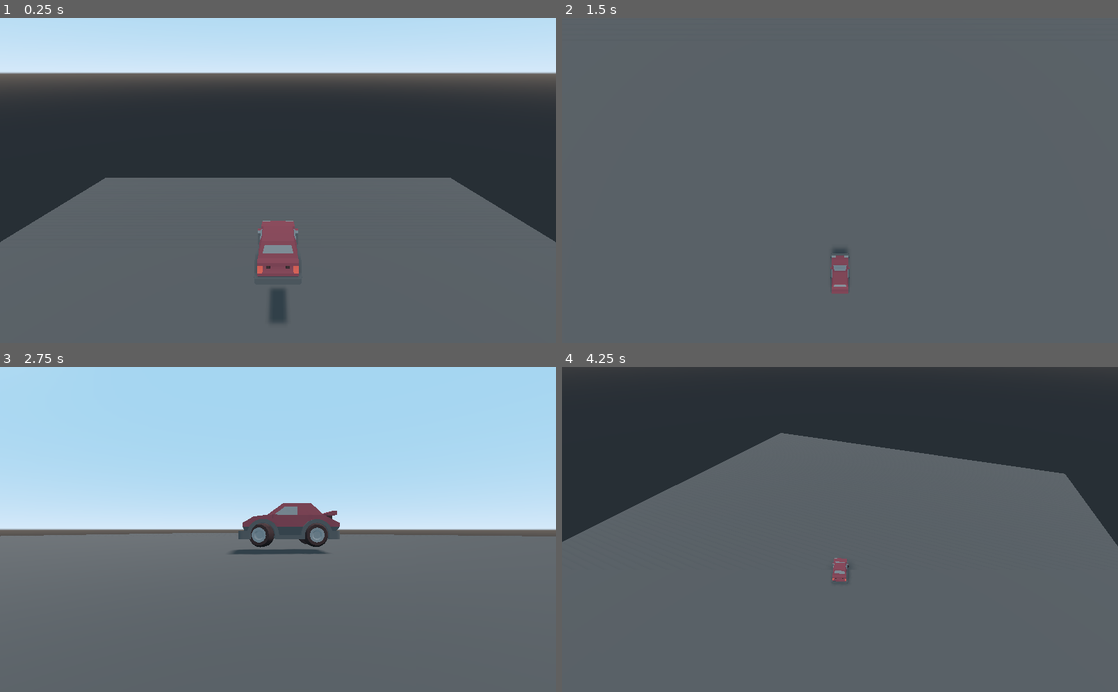
Above: before the commit, frames 1-4 (two rows, left to right).
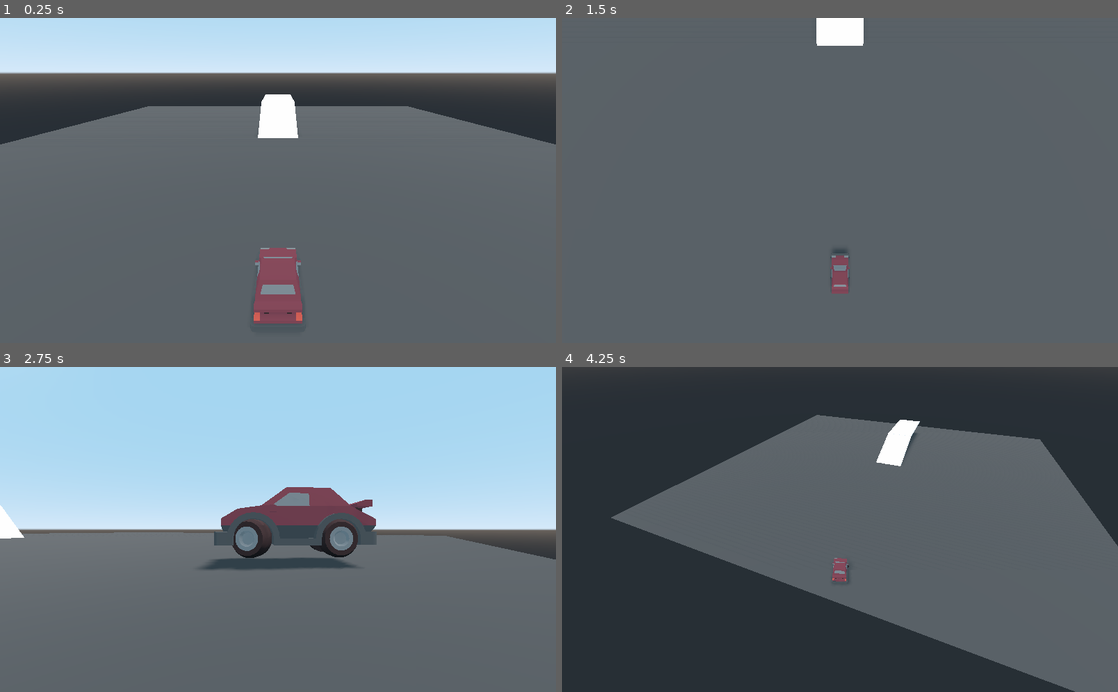
Above: after the commit, the same moments.

Repository: kidscancode/3d_car_tutorial
Game: Godot game, scene res://cars/TestWorld.tscn
The game is run twice, just before and just after one commit, with the same random seed, the same clock (stepped at 60 frames per second) and the same inputs.
Inputs:
- Up to frame 1 (0.25 s): no input
- Up to frame 2 (1.5 s): hold Right (steer_right) 0.53-1.28 s; hold Tab (change_camera) 0.53-1.28 s; hold Down (brake) from 1.28 s (still down); tap Tab (change_camera) at 1.35 s
- Up to frame 3 (2.75 s): release Down (brake) at 2.03 s; hold Right (steer_right) from 2.03 s (still down); hold Tab (change_camera) from 2.03 s (still down)
- Up to frame 4 (4.25 s): release Right (steer_right) at 2.78 s; release Tab (change_camera) at 2.78 s; hold Up (accelerate) 2.78-3.53 s; tap Tab (change_camera) at 2.85 s; hold Left (steer_left) from 3.53 s (still down); hold Tab (change_camera) from 3.53 s (still down)

The runs differ from the first frame. In frame 1, 25% of the frame differs, in the area x 0-100%, y 23-95%; in frame 2, 0.7%; in frame 3, 5.4%; in frame 4, 31%, in the area x 0-93%, y 14-100%.

Commit message:
Part 4: Slopes

Diff:
--- a/cars/DemoCar.tscn
+++ b/cars/DemoCar.tscn
@@ -37,4 +37,14 @@
 transform = Transform( 1, 0, 0, 0, -1.62921e-07, 1, 0, -1, -1.62921e-07, 0, 17.5587, -7.54389 )
 
 [node name="Position3D4" type="Position3D" parent="CameraPositions" index="3"]
-transform = Transform( -1.62921e-07, 0, -1, 0, 1, 0, 1, 0, -1.62921e-07, -6.29105, 0.430022, 0 )
+transform = Transform( -1.62921e-07, 0, -1, 0, 1, 0, 1, 0, -1.62921e-07, -4.11453, 0.430022, 3.54601e-07 )
+
+[node name="FrontRay" type="RayCast" parent="." index="5"]
+transform = Transform( 1, 0, 0, 0, 1, 0, 0, 0, 1, 0, 0, -0.670132 )
+enabled = true
+cast_to = Vector3( 0, -0.5, 0 )
+
+[node name="RearRay" type="RayCast" parent="." index="6"]
+transform = Transform( 1, 0, 0, 0, 1, 0, 0, 0, 1, 0, 0, 0.659517 )
+enabled = true
+cast_to = Vector3( 0, -0.5, 0 )
--- a/cars/TestWorld.tscn
+++ b/cars/TestWorld.tscn
@@ -13,6 +13,12 @@
 [sub_resource type="ConvexPolygonShape" id=3]
 points = PoolVector3Array( -25.1366, 0.136612, -25.1366, -25.1366, 0.136612, 25.1366, 25.1366, 0.136612, -25.1366, 25.1366, 0.136612, 25.1366 )
 
+[sub_resource type="CubeMesh" id=4]
+size = Vector3( 4, 0.1, 10 )
+
+[sub_resource type="ConcavePolygonShape" id=5]
+data = PoolVector3Array( -2, 0.05, 5, 2, 0.05, 5, -2, -0.05, 5, 2, 0.05, 5, 2, -0.05, 5, -2, -0.05, 5, 2, 0.05, -5, -2, 0.05, -5, 2, -0.05, -5, -2, 0.05, -5, -2, -0.05, -5, 2, -0.05, -5, 2, 0.05, 5, 2, 0.05, -5, 2, -0.05, 5, 2, 0.05, -5, 2, -0.05, -5, 2, -0.05, 5, -2, 0.05, -5, -2, 0.05, 5, -2, -0.05, -5, -2, 0.05, 5, -2, -0.05, 5, -2, -0.05, -5, 2, 0.05, 5, -2, 0.05, 5, 2, 0.05, -5, -2, 0.05, 5, -2, 0.05, -5, 2, 0.05, -5, -2, -0.05, 5, 2, -0.05, 5, -2, -0.05, -5, 2, -0.05, 5, 2, -0.05, -5, -2, -0.05, -5 )
+
 [node name="TestWorld" type="Spatial"]
 
 [node name="Ground" type="StaticBody" parent="."]
@@ -24,17 +30,40 @@
 [node name="CollisionShape" type="CollisionShape" parent="Ground"]
 shape = SubResource( 3 )
 
-[node name="Camera" type="Camera" parent="."]
-transform = Transform( 1, 0, 0, 0, 0.694269, 0.719715, 0, -0.719715, 0.694269, 3.27118, 10.2141, 13.7042 )
-
 [node name="DirectionalLight" type="DirectionalLight" parent="."]
 transform = Transform( 1, 0, 0, 0, 0.468238, 0.883602, 0, -0.883602, 0.468238, 0, 31.0751, 0 )
 shadow_enabled = true
 
 [node name="DemoCar" parent="." instance=ExtResource( 1 )]
-transform = Transform( 1, 0, 0, 0, 1, 0, 0, 0, 1, 0, 9.0984, 0 )
+transform = Transform( 1, 0, 0, 0, 1, 0, 0, 0, 1, 0, 0.109025, 16.7193 )
 engine_power = 7.0
 
 [node name="ChaseCamera" parent="." instance=ExtResource( 2 )]
 current = true
+
+[node name="Ramp" type="MeshInstance" parent="."]
+transform = Transform( 1, 0, 0, 0, 0.928687, -0.370865, 0, 0.370865, 0.928687, 0, 0.792045, -3.44375 )
+mesh = SubResource( 4 )
+material/0 = null
+__meta__ = {
+"_edit_group_": true
+}
+
+[node name="StaticBody" type="StaticBody" parent="Ramp"]
+
+[node name="CollisionShape" type="CollisionShape" parent="Ramp/StaticBody"]
+shape = SubResource( 5 )
+
+[node name="Ramp2" type="MeshInstance" parent="."]
+transform = Transform( 1, 0, 0, 0, 1, 0, 0, 0, 1, 0, 2.63794, -13.0491 )
+mesh = SubResource( 4 )
+material/0 = null
+__meta__ = {
+"_edit_group_": true
+}
+
+[node name="StaticBody" type="StaticBody" parent="Ramp2"]
+
+[node name="CollisionShape" type="CollisionShape" parent="Ramp2/StaticBody"]
+shape = SubResource( 5 )
 [connection signal="change_camera" from="DemoCar" to="ChaseCamera" method="_on_change_camera"]
--- a/cars/car_base.gd
+++ b/cars/car_base.gd
@@ -19,6 +19,8 @@
 var steer_angle = 0.0  # Current wheel angle.
 var drifting = false
 
+onready var front_ray = $FrontRay
+onready var rear_ray = $RearRay
 
 func _physics_process(delta):
 	# If the car's in the air, you can't steer or accelerate.
@@ -30,6 +32,22 @@
 	velocity += acceleration * delta
 	velocity = move_and_slide_with_snap(velocity,
 				-transform.basis.y, Vector3.UP, true)
+	# Align with slopes
+	# If either wheel is in the air, align to slope
+	if front_ray.is_colliding() or rear_ray.is_colliding():
+		# If one wheel is in air, move it down
+		var nf = front_ray.get_collision_normal() if front_ray.is_colliding() else Vector3.UP
+		var nr = rear_ray.get_collision_normal() if rear_ray.is_colliding() else Vector3.UP
+		var n = ((nr + nf) / 2.0).normalized()
+		var xform = align_with_y(global_transform, n)
+		global_transform = global_transform.interpolate_with(xform, 0.1)
+
+
+func align_with_y(xform, new_y):
+	xform.basis.y = new_y
+	xform.basis.x = -xform.basis.z.cross(new_y)
+	xform.basis = xform.basis.orthonormalized()
+	return xform
 
 
 func apply_friction(delta):
Not shown: 1 places in cars/TestWorld.tscn that only renumber resources
